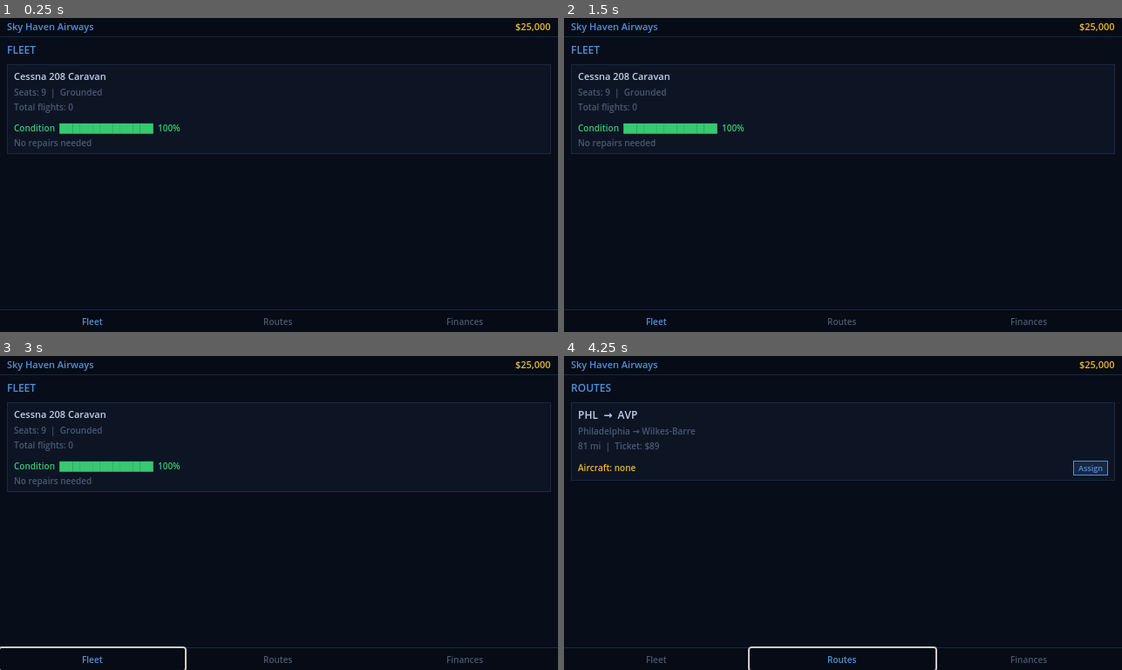
Above: before the commit, frames 1-4 (two rows, left to right).
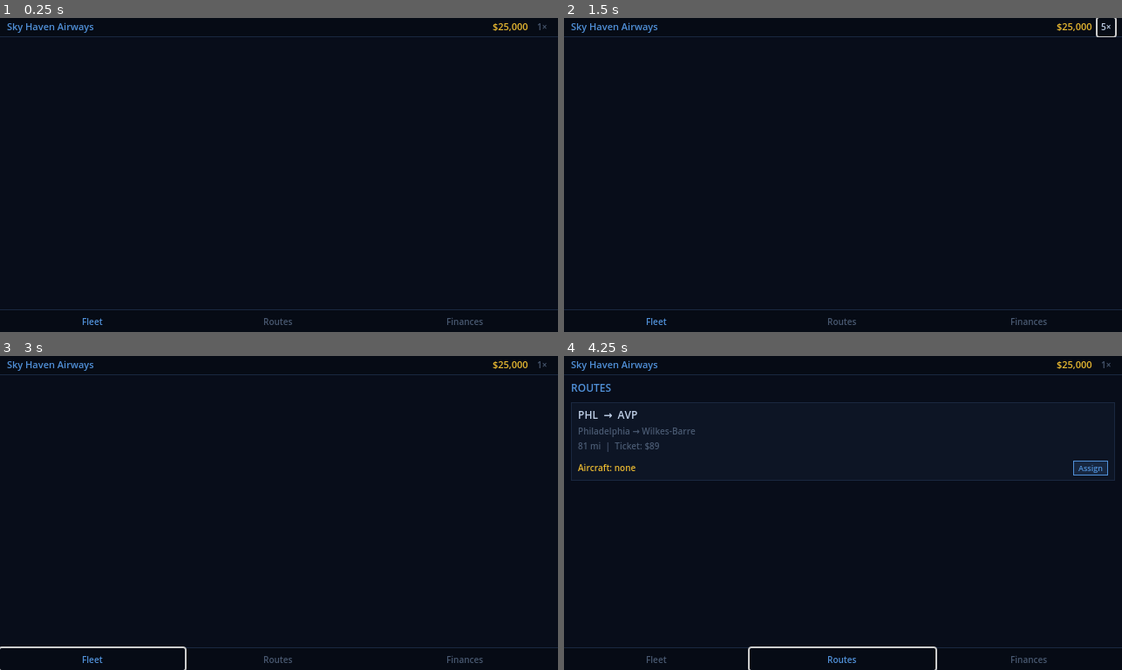
Above: after the commit, the same moments.

Repository: zaydons/idleplane
Game: Godot game, scene res://scenes/Main.tscn
Two runs of this game, one before a commit and one after it. Both use one fixed random seed, a clock stepped at 60 frames per second and the inputs below.
Inputs (mouse positions are in pixels of both pictures, inside the frame that each line leads up to):
- Up to frame 1 (0.25 s): no input
- Up to frame 2 (1.5 s): click (1105, 27) at 0.5 s, where only the run after the commit has a clickable "1×"; click (1105, 27) at 1.25 s, where only the run after the commit has a clickable "2×"
- Up to frame 3 (3 s): click (541, 365) at 2 s, where only the run after the commit has a clickable "5×"; click "Fleet" at 2.75 s
- Up to frame 4 (4.25 s): click "Routes" at 3.5 s

The runs differ from the first frame. In frame 1, 2.2% of the frame differs, in the area x 1-99%, y 1-44%; in frame 2, 2.3%, in the area x 1-100%, y 0-44%; in frame 3, 2.2%; in frame 4, 0.2%.
Error after the commit: Parse Error: Identifier "C_GOLD" not declared in the current scope. (res://scripts/panels/FleetPanel.gd:213)

Commit message:
Add buy planes market and game speed controls
Speed: 1×/2×/5× cycling button in the top bar (accent colour when
above 1×). Speed applies to the game tick only when the window is
focused; focus lost → effective scale drops to 1× automatically.
Autosave timer always runs on real time.

Market: BUY AIRCRAFT section at the bottom of the Fleet tab lists
four planes (Cessna 208, Pilatus PC-12, DHC-6 Twin Otter, Saab 340)
with seats, wear rate, description, and price. Buy button is green
when affordable, grey when not. Purchasing deducts cash and adds the
plane to the fleet as grounded.

https://claude.ai/code/session_01986nPrggumXDGhi1vRezn6

Diff:
--- a/scripts/GameState.gd
+++ b/scripts/GameState.gd
@@ -5,11 +5,51 @@
 signal repair_completed(plane_idx: int)
 signal cash_changed
 
-const SAVE_PATH           := "user://save.json"
-const AUTOSAVE_INTERVAL   := 30.0
+const SAVE_PATH         := "user://save.json"
+const AUTOSAVE_INTERVAL := 30.0
+
+const PLANE_CATALOG: Array = [
+	{
+		"name": "Cessna 208 Caravan",
+		"seats": 9,
+		"price": 35000,
+		"wear_per_flight": 1.5,
+		"repair_cost_per_pct": 50.0,
+		"repair_time_sec_per_pct": 2.0,
+		"description": "Small regional prop",
+	},
+	{
+		"name": "Pilatus PC-12",
+		"seats": 9,
+		"price": 95000,
+		"wear_per_flight": 1.0,
+		"repair_cost_per_pct": 60.0,
+		"repair_time_sec_per_pct": 2.0,
+		"description": "Durable single-engine turboprop",
+	},
+	{
+		"name": "DHC-6 Twin Otter",
+		"seats": 19,
+		"price": 150000,
+		"wear_per_flight": 2.0,
+		"repair_cost_per_pct": 90.0,
+		"repair_time_sec_per_pct": 2.5,
+		"description": "19-seat STOL turboprop",
+	},
+	{
+		"name": "Saab 340",
+		"seats": 34,
+		"price": 350000,
+		"wear_per_flight": 1.6,
+		"repair_cost_per_pct": 140.0,
+		"repair_time_sec_per_pct": 3.0,
+		"description": "34-seat regional turboprop",
+	},
+]
 
 var airline_name := "Sky Haven Airways"
 var cash         := 25000.0
+var time_scale   := 1.0
 
 var planes: Array = [
 	{
@@ -43,22 +83,33 @@
 	}
 ]
 
-var _autosave_timer := 0.0
+var _autosave_timer  := 0.0
+var _window_focused  := true
 
 func _ready() -> void:
+	get_tree().root.focus_entered.connect(func(): _window_focused = true)
+	get_tree().root.focus_exited.connect(func(): _window_focused = false)
 	load_game()
 
 func _process(delta: float) -> void:
-	_tick(delta)
-	_autosave_timer += delta
+	var effective := delta * (time_scale if _window_focused else 1.0)
+	_tick(effective)
+	_autosave_timer += delta          # autosave on real time
 	if _autosave_timer >= AUTOSAVE_INTERVAL:
 		_autosave_timer = 0.0
 		save_game()
 
+# ── Speed ─────────────────────────────────────────────────────────────────────
+
+func cycle_speed() -> void:
+	match time_scale:
+		1.0: time_scale = 2.0
+		2.0: time_scale = 5.0
+		_:   time_scale = 1.0
+
 # ── Flight loop ───────────────────────────────────────────────────────────────
 
 func _tick(delta: float) -> void:
-	# Repair countdowns
 	for i in planes.size():
 		var plane: Dictionary = planes[i]
 		if plane["status"] != "maintenance":
@@ -71,7 +122,6 @@
 			plane["status"] = "grounded"
 			repair_completed.emit(i)
 
-	# Flight ticks
 	for i in routes.size():
 		var route: Dictionary = routes[i]
 		if route["status"] != "active":
@@ -80,7 +130,6 @@
 		var plane: Dictionary = planes[plane_idx]
 		if float(plane["condition"]) <= 0.0:
 			unassign_route(i)
-			# plane is grounded (not maintenance) — player initiates repair manually
 			continue
 		route["flight_progress"] = float(route["flight_progress"]) + delta
 		while float(route["flight_progress"]) >= float(route["flight_duration_sec"]):
@@ -118,6 +167,42 @@
 	routes[route_idx]["flight_progress"] = 0.0
 	assignment_changed.emit()
 
+func unassign_route(route_idx: int) -> void:
+	var plane_idx: int = routes[route_idx]["assigned_plane"]
+	if plane_idx == -1:
+		return
+	planes[plane_idx]["status"] = "grounded"
+	planes[plane_idx]["assigned_route"] = -1
+	routes[route_idx]["assigned_plane"] = -1
+	routes[route_idx]["status"] = "inactive"
+	routes[route_idx]["flight_progress"] = 0.0
+	assignment_changed.emit()
+
+# ── Purchase ──────────────────────────────────────────────────────────────────
+
+func buy_plane(catalog_idx: int) -> void:
+	var entry: Dictionary = PLANE_CATALOG[catalog_idx]
+	if cash < float(entry["price"]):
+		return
+	cash -= float(entry["price"])
+	cash_changed.emit()
+	planes.append({
+		"name": entry["name"],
+		"seats": entry["seats"],
+		"condition": 100.0,
+		"status": "grounded",
+		"assigned_route": -1,
+		"wear_per_flight": entry["wear_per_flight"],
+		"repair_cost_per_pct": entry["repair_cost_per_pct"],
+		"repair_time_sec_per_pct": entry["repair_time_sec_per_pct"],
+		"repair_time_left": 0.0,
+		"repair_total_time": 0.0,
+		"total_flights": 0,
+	})
+	assignment_changed.emit()
+
+# ── Repair ────────────────────────────────────────────────────────────────────
+
 static func repair_cost_for_plane(plane: Dictionary) -> float:
 	var damage := 100.0 - float(plane["condition"])
 	if damage <= 0.0:
@@ -141,17 +226,6 @@
 	plane["repair_time_left"] = repair_time
 	plane["repair_total_time"] = repair_time
 	plane["status"] = "maintenance"
-	assignment_changed.emit()
-
-func unassign_route(route_idx: int) -> void:
-	var plane_idx: int = routes[route_idx]["assigned_plane"]
-	if plane_idx == -1:
-		return
-	planes[plane_idx]["status"] = "grounded"
-	planes[plane_idx]["assigned_route"] = -1
-	routes[route_idx]["assigned_plane"] = -1
-	routes[route_idx]["status"] = "inactive"
-	routes[route_idx]["flight_progress"] = 0.0
 	assignment_changed.emit()
 
 # ── Save / Load ───────────────────────────────────────────────────────────────
@@ -190,7 +264,6 @@
 		_simulate_offline(elapsed)
 
 func _simulate_offline(elapsed: float) -> void:
-	# Advance any in-progress repairs
 	for i in planes.size():
 		var plane: Dictionary = planes[i]
 		if plane["status"] != "maintenance":
@@ -209,13 +282,13 @@
 		if plane_idx == -1:
 			continue
 		var plane: Dictionary = planes[plane_idx]
-		var total   := float(route["flight_progress"]) + elapsed
-		var dur     := float(route["flight_duration_sec"])
+		var total     := float(route["flight_progress"]) + elapsed
+		var dur       := float(route["flight_duration_sec"])
 		var n_flights := int(total / dur)
 		route["flight_progress"] = fmod(total, dur)
 		for _j in n_flights:
 			if float(plane["condition"]) <= 0.0:
-				plane["status"] = "maintenance"
+				plane["status"] = "grounded"
 				plane["assigned_route"] = -1
 				route["assigned_plane"] = -1
 				route["status"] = "inactive"
@@ -223,6 +296,7 @@
 				break
 			cash += float(route["ticket_price"]) * float(plane["seats"]) * float(route["occupancy_rate"])
 			plane["condition"] = maxf(0.0, float(plane["condition"]) - float(plane["wear_per_flight"]))
+			plane["total_flights"] = int(plane["total_flights"]) + 1
 
 # ── Util ──────────────────────────────────────────────────────────────────────
 
--- a/scripts/Main.gd
+++ b/scripts/Main.gd
@@ -20,6 +20,7 @@
 var _panels := []
 var _tab_btns := []
 var _cash_lbl: Label
+var _speed_btn: Button
 
 func _ready() -> void:
 	_build()
@@ -63,9 +64,35 @@
 	_cash_lbl.vertical_alignment = VERTICAL_ALIGNMENT_CENTER
 	hbox.add_child(_cash_lbl)
 
+	_spacer(hbox, 6)
+
+	_speed_btn = Button.new()
+	_speed_btn.text = "1×"
+	_speed_btn.flat = true
+	_speed_btn.add_theme_font_size_override("font_size", 10)
+	_speed_btn.add_theme_color_override("font_color", C_DIM)
+	_speed_btn.add_theme_color_override("font_hover_color", C_TEXT)
+	_speed_btn.add_theme_color_override("font_pressed_color", C_TEXT)
+	var sp_s := StyleBoxFlat.new()
+	sp_s.bg_color = Color(0, 0, 0, 0)
+	sp_s.content_margin_left = 4.0; sp_s.content_margin_right  = 4.0
+	sp_s.content_margin_top  = 0.0; sp_s.content_margin_bottom = 0.0
+	_speed_btn.add_theme_stylebox_override("normal",  sp_s)
+	_speed_btn.add_theme_stylebox_override("hover",   sp_s)
+	_speed_btn.add_theme_stylebox_override("pressed", sp_s)
+	_speed_btn.pressed.connect(_on_speed_pressed)
+	hbox.add_child(_speed_btn)
+
 	_spacer(hbox, 8)
 	_refresh_cash()
 	return bar
+
+func _on_speed_pressed() -> void:
+	GameState.cycle_speed()
+	var spd := int(GameState.time_scale)
+	_speed_btn.text = "%d×" % spd
+	var color := C_ACCENT if spd > 1 else C_DIM
+	_speed_btn.add_theme_color_override("font_color", color)
 
 func _make_content() -> Control:
 	var c := Control.new()
--- a/scripts/panels/FleetPanel.gd
+++ b/scripts/panels/FleetPanel.gd
@@ -43,6 +43,9 @@
 	_vbox.add_child(_section_header("FLEET"))
 	for i in GameState.planes.size():
 		_vbox.add_child(_plane_card(i))
+	_vbox.add_child(_section_header("BUY AIRCRAFT"))
+	for i in GameState.PLANE_CATALOG.size():
+		_vbox.add_child(_market_card(i))
 
 func _process(_delta: float) -> void:
 	for plane_idx in _progress_labels:
@@ -163,6 +166,58 @@
 		var p_idx := plane_idx
 		btn.pressed.connect(func(): GameState.repair_plane(p_idx))
 		hbox.add_child(btn)
+
+	return m
+
+func _market_card(catalog_idx: int) -> Control:
+	var entry: Dictionary = GameState.PLANE_CATALOG[catalog_idx]
+
+	var m := MarginContainer.new()
+	m.add_theme_constant_override("margin_left",   8)
+	m.add_theme_constant_override("margin_right",  8)
+	m.add_theme_constant_override("margin_top",    2)
+	m.add_theme_constant_override("margin_bottom", 2)
+
+	var card := PanelContainer.new()
+	var style := StyleBoxFlat.new()
+	style.bg_color = C_CARD
+	style.border_color = C_BORDER
+	style.set_border_width_all(1)
+	style.content_margin_left   = 8.0
+	style.content_margin_right  = 8.0
+	style.content_margin_top    = 6.0
+	style.content_margin_bottom = 6.0
+	card.add_theme_stylebox_override("panel", style)
+	m.add_child(card)
+
+	var hbox := HBoxContainer.new()
+	hbox.add_theme_constant_override("separation", 6)
+	card.add_child(hbox)
+
+	# Info column
+	var info := VBoxContainer.new()
+	info.add_theme_constant_override("separation", 2)
+	info.size_flags_horizontal = Control.SIZE_EXPAND_FILL
+	hbox.add_child(info)
+
+	info.add_child(_lbl(entry["name"], C_TEXT, 11))
+	info.add_child(_lbl("%d seats  |  Wear: %.1f%%/flight" % [entry["seats"], entry["wear_per_flight"]], C_DIM, 10))
+	info.add_child(_lbl(entry["description"], C_DIM, 10))
+
+	# Price + buy button column
+	var right := VBoxContainer.new()
+	right.add_theme_constant_override("separation", 4)
+	right.alignment = BoxContainer.ALIGNMENT_CENTER
+	hbox.add_child(right)
+
+	right.add_child(_lbl(GameState.format_money(entry["price"]), C_GOLD, 11))
+
+	var can_afford := GameState.cash >= float(entry["price"])
+	var btn := _action_btn("Buy", C_GREEN if can_afford else C_DIM)
+	btn.disabled = not can_afford
+	var idx := catalog_idx
+	btn.pressed.connect(func(): GameState.buy_plane(idx))
+	right.add_child(btn)
 
 	return m
 
